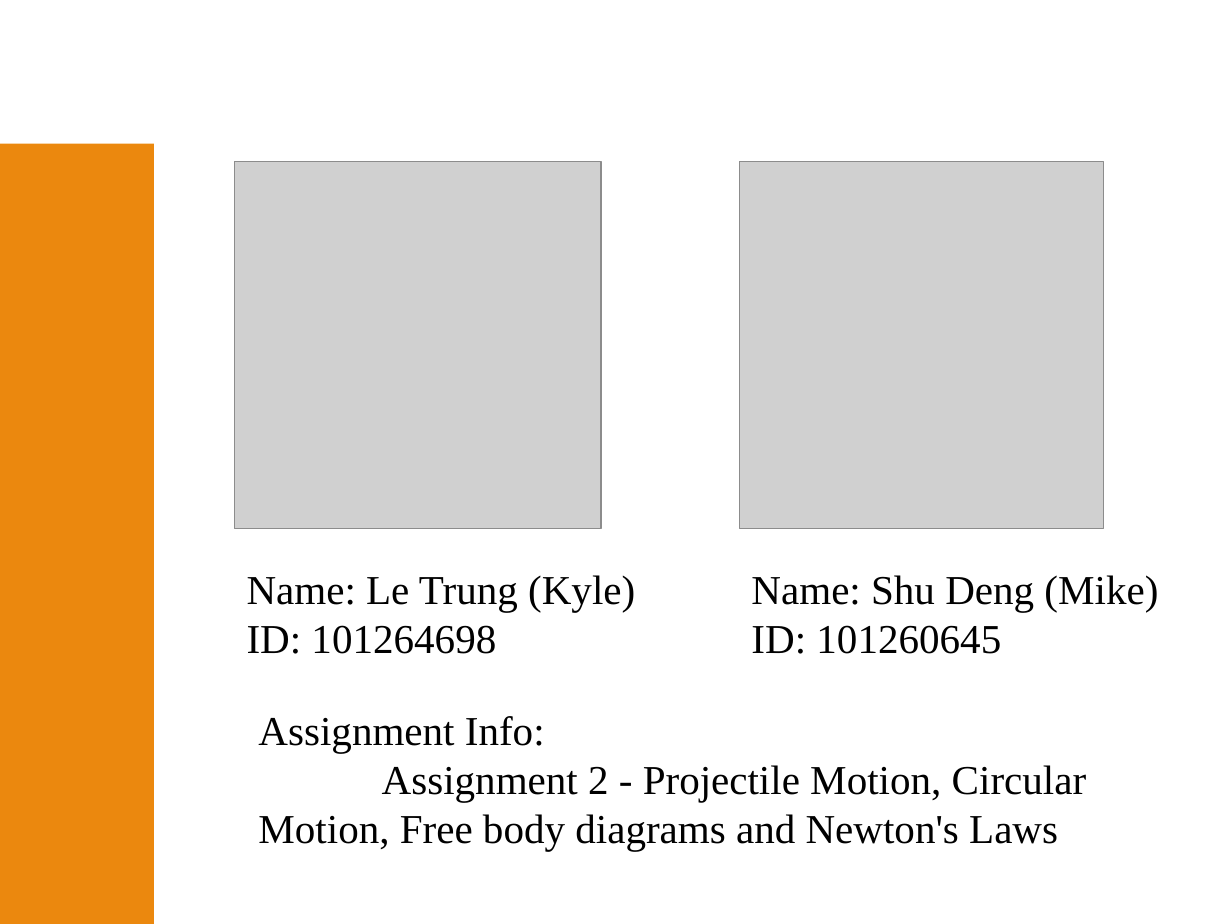
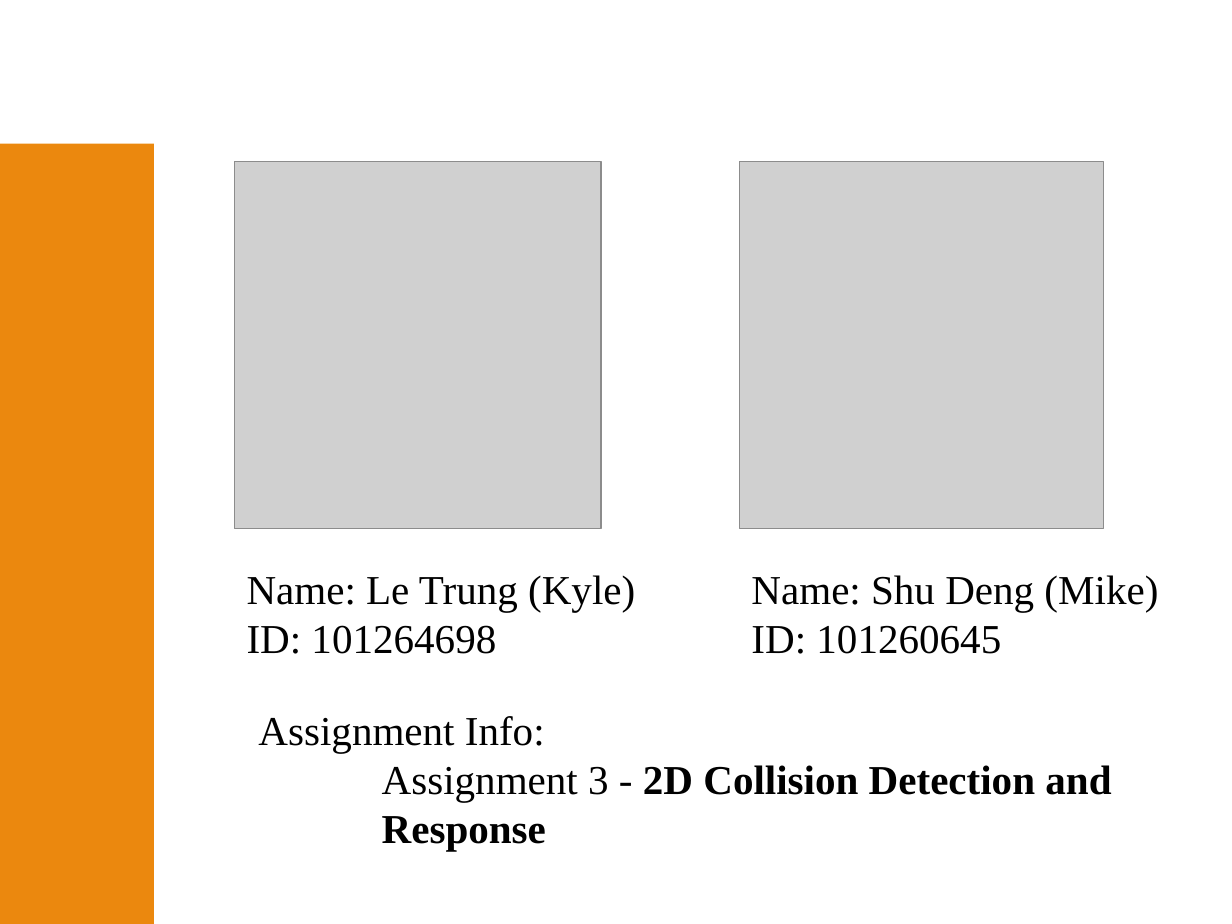
Before and after one commit to KojimaMcMaple/GAME_2005_GAME-PHYSICS, a slide deck: slide 1 of GAME2005_A3_LeTrung_ShuDeng/_Assignment Video Start.pptx. Drawn at 1232x924 pixels with LibreOffice and Linux fonts; fonts in the diff are those of the drawing; grey boxes stand for pictures; background and template pictures are left out. Boxes give left, top, right and bottom in pixels: in the first picture for what was removed or moved away, otherwise in the second. Text is boxed around its words. In the diff, an @@ line names an element or a change of style, - is before the commit and + after.

```diff
--- a/GAME2005_A3_LeTrung_ShuDeng/_Assignment Video Start.pptx
+++ b/GAME2005_A3_LeTrung_ShuDeng/_Assignment Video Start.pptx
@@ text at (382, 765, 1111, 851): text changed; bold on @@
-Assignment 2 - Projectile Motion, Circular Motion, Free body diagrams and Newton's Laws
+Assignment 3 - 2D Collision Detection and Response
```
Also in this commit, not shown: 2 slides removed, 15 other files.
